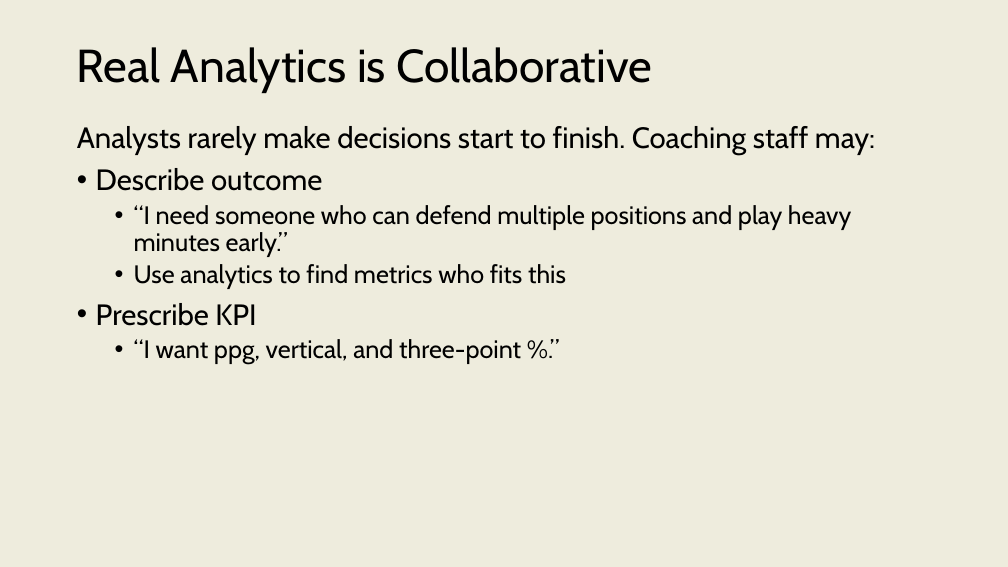
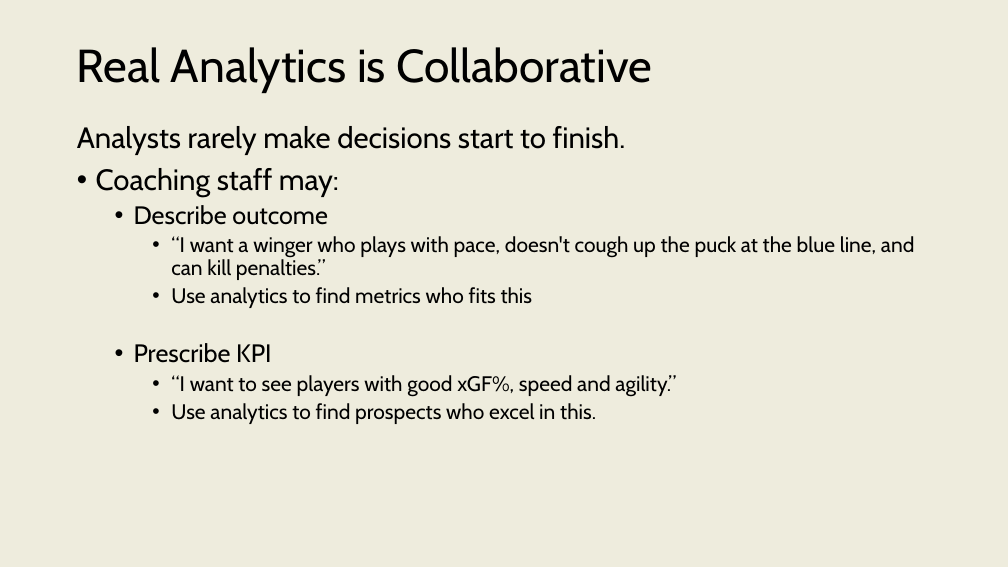
Before and after one commit to onishisaryu/HES-3000-Sports-Data-Analytics, a slide deck: slide 8 of pptx/Lecture12.pptx (slide 14 before the commit). Drawn at 1008x567 pixels with LibreOffice and Linux fonts; fonts in the diff are those of the drawing. Boxes give left, top, right and bottom in pixels: in the first picture for what was removed or moved away, otherwise in the second. Text is boxed around its words. In the diff, an @@ line names an element or a change of style, - is before the commit and + after.

```diff
--- a/pptx/Lecture12.pptx
+++ b/pptx/Lecture12.pptx
@@ text at (x1=77, y1=126, x2=626, y2=197): text changed @@
-Analysts rarely make decisions start to finish. Coaching staff may:
+Analysts rarely make decisions start to finish.
+• Coaching staff may:
@@ text at (x1=134, y1=205, x2=533, y2=363): size 28 to 24 pt in "Describe outcome", "Prescribe KPI"; size 24 to 20 pt in "Use analytics to find metrics who fits ..."; list level 1 to 2 in "Describe outcome"; list level 2 to 3 in "Use analytics to find metrics ..."; list level 1 to 2 in "Prescribe KPI" @@
@@ text at (x1=171, y1=236, x2=915, y2=280): text changed; size 24 to 20 pt @@
-  • “I need someone who can defend multiple positions and play heavy minutes early.”
+    • “I want a winger who plays with pace, doesn't cough up the puck at the blue line, and can kill penalties.”
@@ text at (x1=171, y1=375, x2=676, y2=424): text changed; size 24 to 20 pt @@
-  • “I want ppg, vertical, and three-point %.”
+    • “I want to see players with good xGF%, speed and agility.”
+    • Use analytics to find prospects who excel in this.
```
Also in this commit, not shown: 8 other slides changed, 3 slides added, 1 slide removed, 3 other files.
